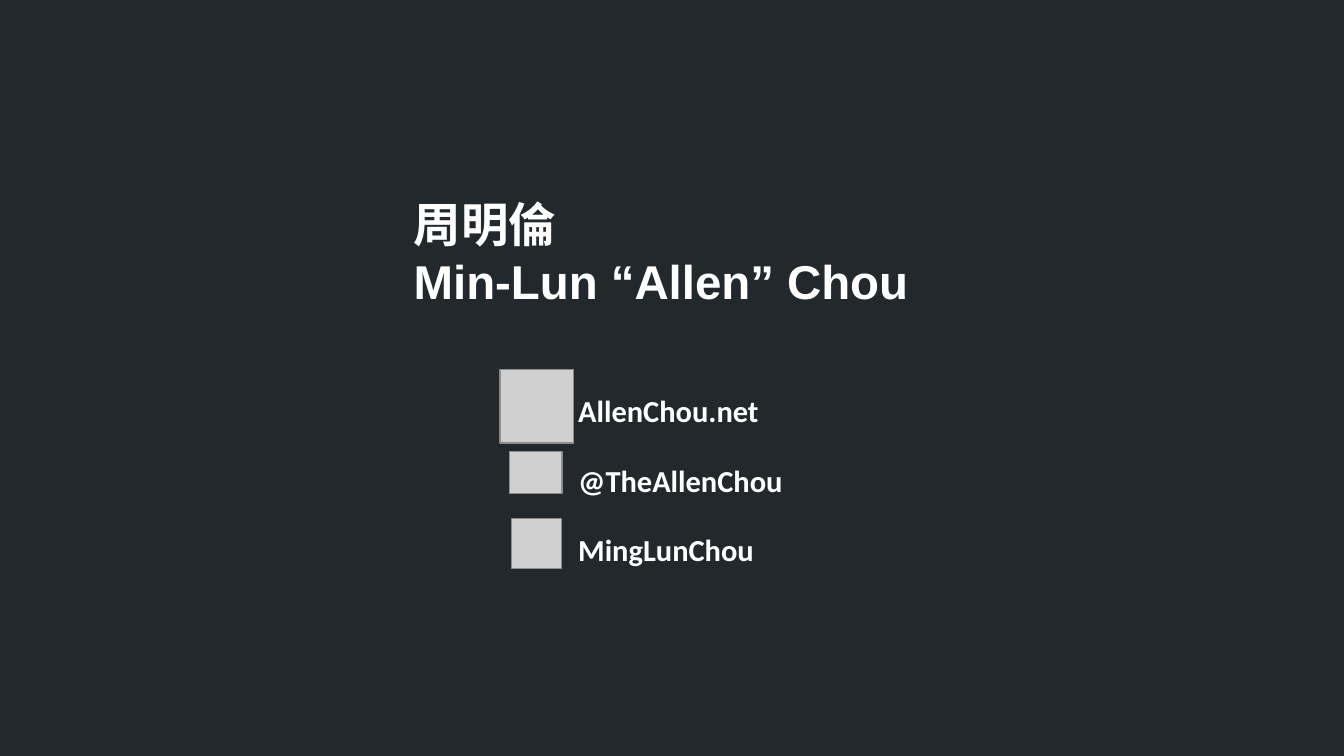
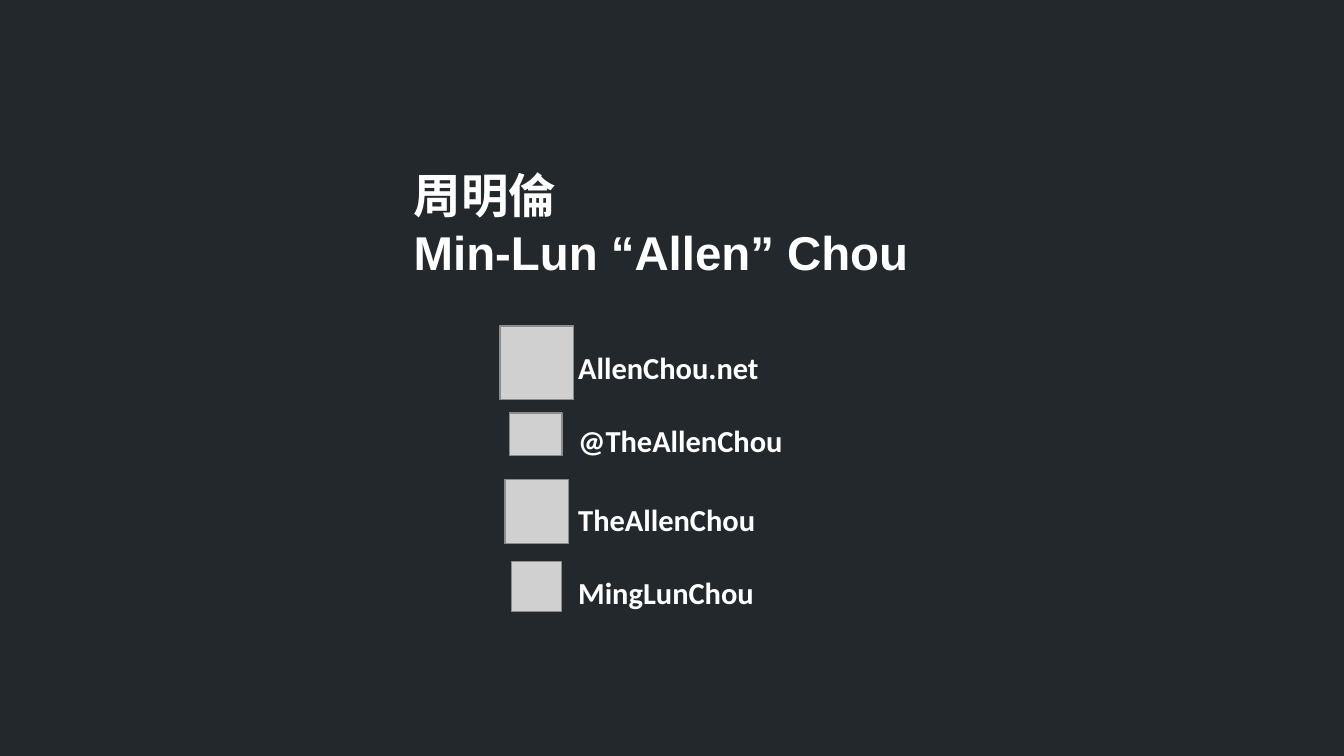
Before and after one commit to TheAllenChou/unity-physics-constraints, a slide deck: slide 2 of slides/02 - Contact Constriants (Chinese).odp. Drawn at 1344x756 pixels with LibreOffice and Linux fonts; fonts in the diff are those of the drawing; grey boxes stand for pictures. Boxes give left, top, right and bottom in pixels: in the first picture for what was removed or moved away, otherwise in the second. Text is boxed around its words. In the diff, an @@ line names an element or a change of style, - is before the commit and + after.

Commit message:
Slides.

```diff
--- a/slides/02 - Contact Constriants (Chinese).odp
+++ b/slides/02 - Contact Constriants (Chinese).odp
@@ text "周明倫": place and size @@
-text "周明倫" at (414,201,908,300)
+text "周明倫" at (414,172,908,271)
@@ picture: place and size @@
-picture at (510,451,562,494)
+picture at (500,326,574,400)
@@ text "AllenChou.net": place and size @@
-text "AllenChou.net" at (578,400,758,423)
+text "AllenChou.net" at (578,357,758,380)
@@ picture: place and size @@
-picture at (500,370,574,444)
+picture at (510,413,562,456)
@@ text added at (578,430,782,456), 18 pt, text #FFFFFF, bold @@
+@TheAllenChou
@@ picture: place and size @@
-picture at (511,518,561,568)
+picture at (505,479,568,543)
@@ text at (578,509,755,532): text changed @@
-@TheAllenChou
+TheAllenChou
@@ picture added at (511,562,561,612) @@
@@ text "MingLunChou": place and size @@
-text "MingLunChou" at (578,539,754,566)
+text "MingLunChou" at (578,582,754,609)
```
Also in this commit, not shown: 2 other files.
